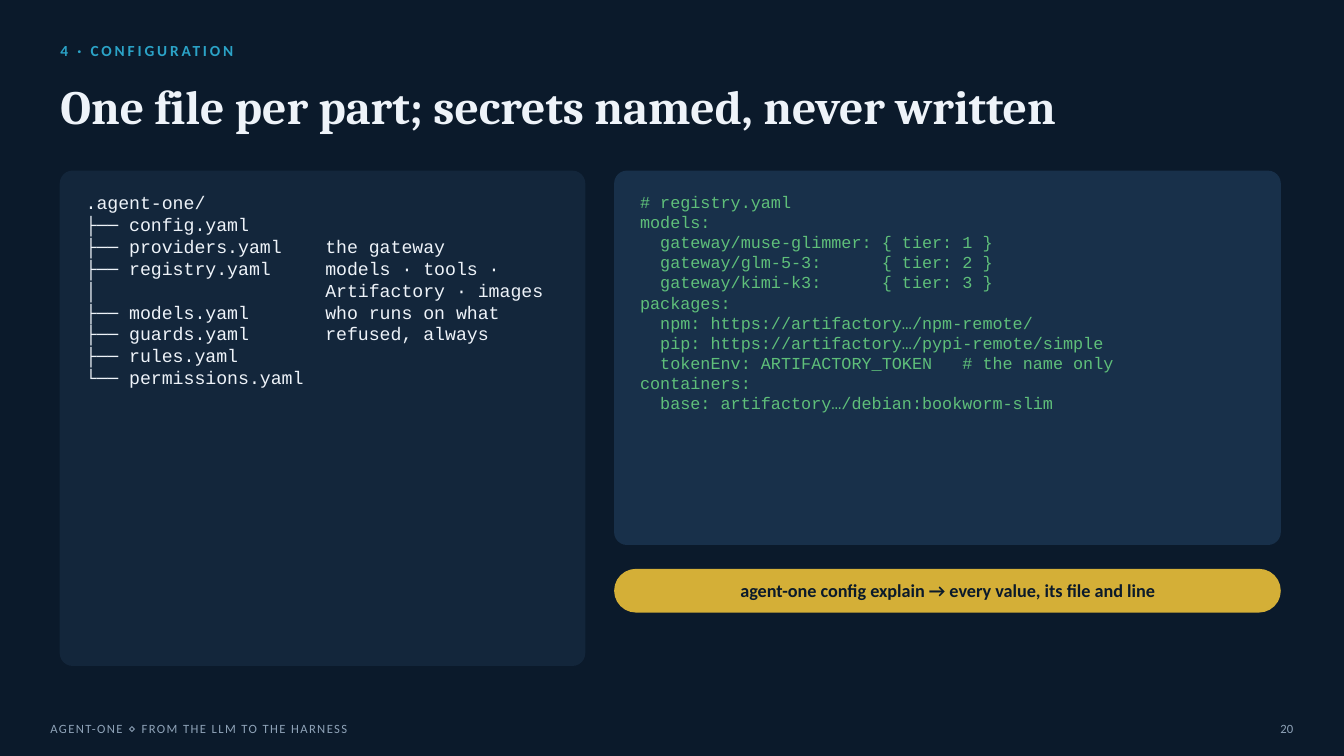
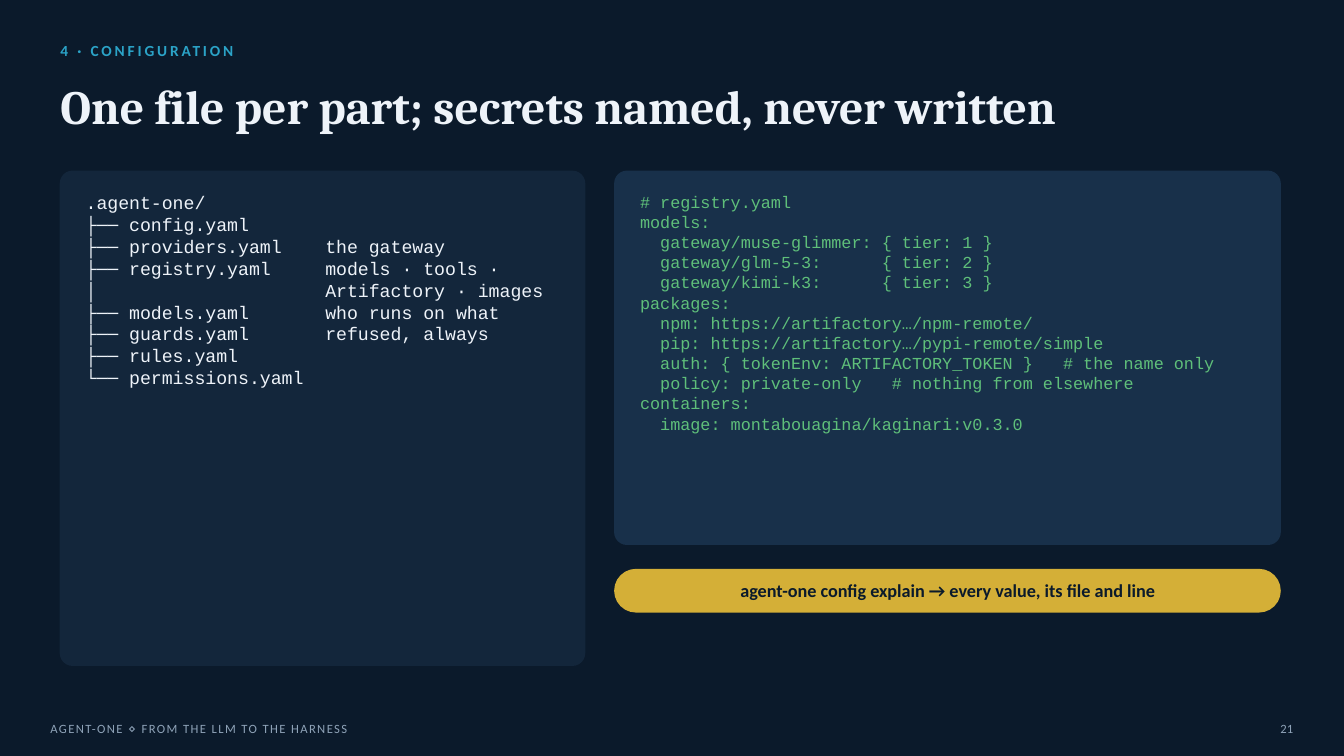
Before and after one commit to Kaginari/agent-one, a slide deck: slide 21 of presentations/harness-agent-one-en.pptx (slide 20 before the commit). Drawn at 1344x756 pixels with LibreOffice and Linux fonts; fonts in the diff are those of the drawing. Boxes give left, top, right and bottom in pixels: in the first picture for what was removed or moved away, otherwise in the second. Text is boxed around its words. In the diff, an @@ line names an element or a change of style, - is before the commit and + after.

Commit message:
presentations: the decks brought to v0.3.0 — fresh captures, the one-page board, the current CLI and numbers, what v0.2 and v0.3 delivered, the harness talk's measured-and-healed slide and registry policy (EN, FR); the stress-and-value deck in the Slides fonts

```diff
--- a/presentations/harness-agent-one-en.pptx
+++ b/presentations/harness-agent-one-en.pptx
@@ text at bbox=[660, 357, 1214, 393]: text changed @@
-tokenEnv: ARTIFACTORY_TOKEN # the name only
+auth: { tokenEnv: ARTIFACTORY_TOKEN } # the name only
+policy: private-only # nothing from elsewhere
@@ text at bbox=[660, 418, 1023, 434]: text changed @@
-base: artifactory…/debian:bookworm-slim
+image: montabouagina/kaginari:v0.3.0
@@ text at bbox=[1280, 725, 1293, 733]: text changed @@
-20
+21
```
Also in this commit, not shown: 5 other slides changed, 1 slide added, 3 other files.
